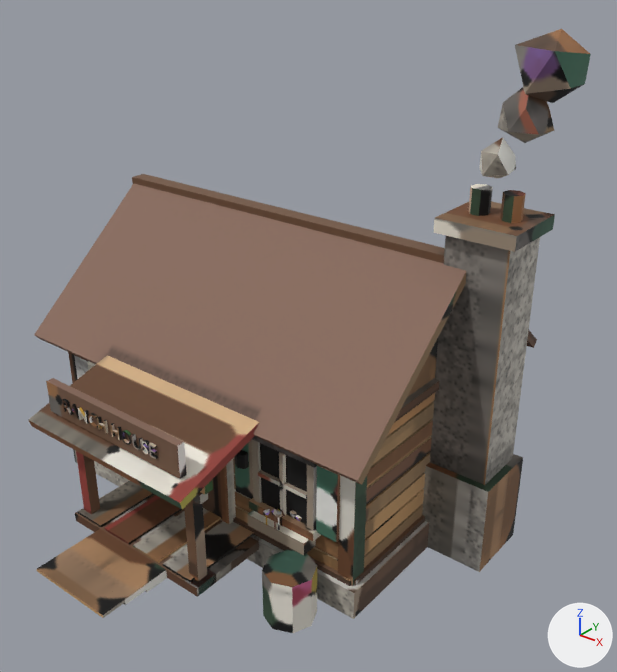
Renders of the FBX model assets/stations/home_house_1.fbx from each side of a commit.
Rendered twice from a camera (50 mm lens) standing at (28.3, -33.1, 30.0) and looking at (3.9, -2.7, 11.2). Lighting does not change. The marker at lower right points along +X, +Y and +Z. The picture after the commit comes second.

Objects in the first picture: 'home_house_1_body', 'home_house_1_body_glow'.
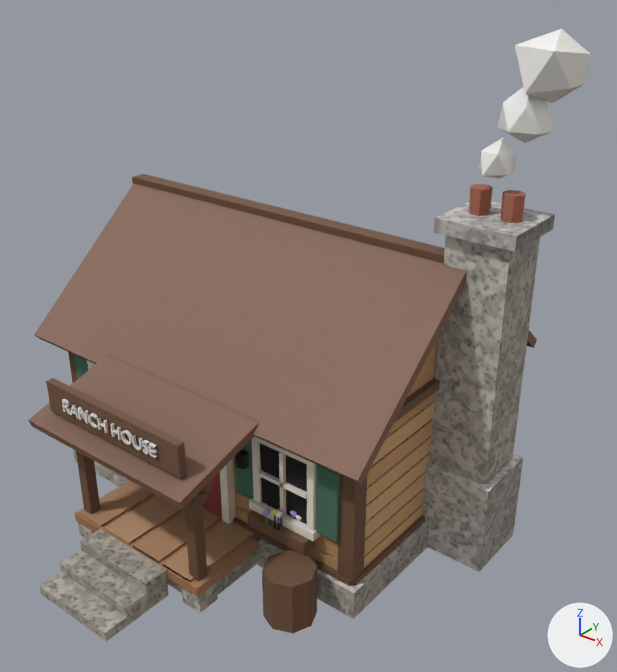
Location of each change, [x1, y1, x2, y2] in pixels of the pictures (617 x 672 px; the box of a moved part takes in the faces that stretch with it):
'home_house_1_body', reshaped
    before: [29, 29, 591, 633]
    after: [29, 29, 591, 641]
part 1 of me_home_house_1_body, added (mostly hidden)
    after: [167, 578, 182, 593]
part 2 of me_home_house_1_body, added
    after: [217, 552, 257, 595]
part 3 of me_home_house_1_body, moved or reshaped
    before: [37, 512, 216, 618]
    after: [40, 522, 218, 641]
part 4 of me_home_house_1_body, surface changed
    both: [29, 29, 591, 633]

Diff of the bpy script that builds the scene:
```diff
--- a/assets/stations/home_house_1.fbx.py
+++ b/assets/stations/home_house_1.fbx.py
@@ me_home_house_1_body @@
 # used by ob_home_house_1_body; location = (0.0, 0.0, 0.0)
-me_home_house_1_body.from_pydata(...)  # 2504 vertices, 2860 faces; spans x -12.2..14.8, y -15.9..8.6, z 0.0..26.1
+me_home_house_1_body.from_pydata(...)  # 2528 vertices, 2878 faces; spans x -12.2..14.8, y -15.9..8.6, z 0.0..26.1
+# me_home_house_1_body part 1: a new loose piece, a box spanning x -4.4..4.4, y -11.5..-11.0, z 0.0..1.1, in mat_home_house_1_baked (picture img_home_house_1_png)
+# me_home_house_1_body part 2: a new loose piece, a box spanning x 3.9..4.4, y -11.2..-7.0, z 0.0..1.1, in mat_home_house_1_baked (picture img_home_house_1_png)
+# me_home_house_1_body part 3
+# 14 vertices are removed from x -2.5..2.5, y -15.9..-12.0, z 1.1..1.6
+# 29 faces are deleted
+# 8 vertices in x -4.6..4.6, y -11.9..-10.7, z 1.6 move by (0.0, 0.0, -1.6)
+# 14 vertices are added at x -2.5..2.5, y -15.9..-12.0, z 0.0..1.1
+# 29 new faces join them
+# me_home_house_1_body part 4: 2786 kept faces spanning x -12.2..14.8, y -13.3..8.6, z 0.0..26.1 get new texture (UV) coordinates
+# other edits to the shape of me_home_house_1_body do not show in these pictures
 me_home_house_1_body.materials.append(mat_home_house_1_baked)
```
